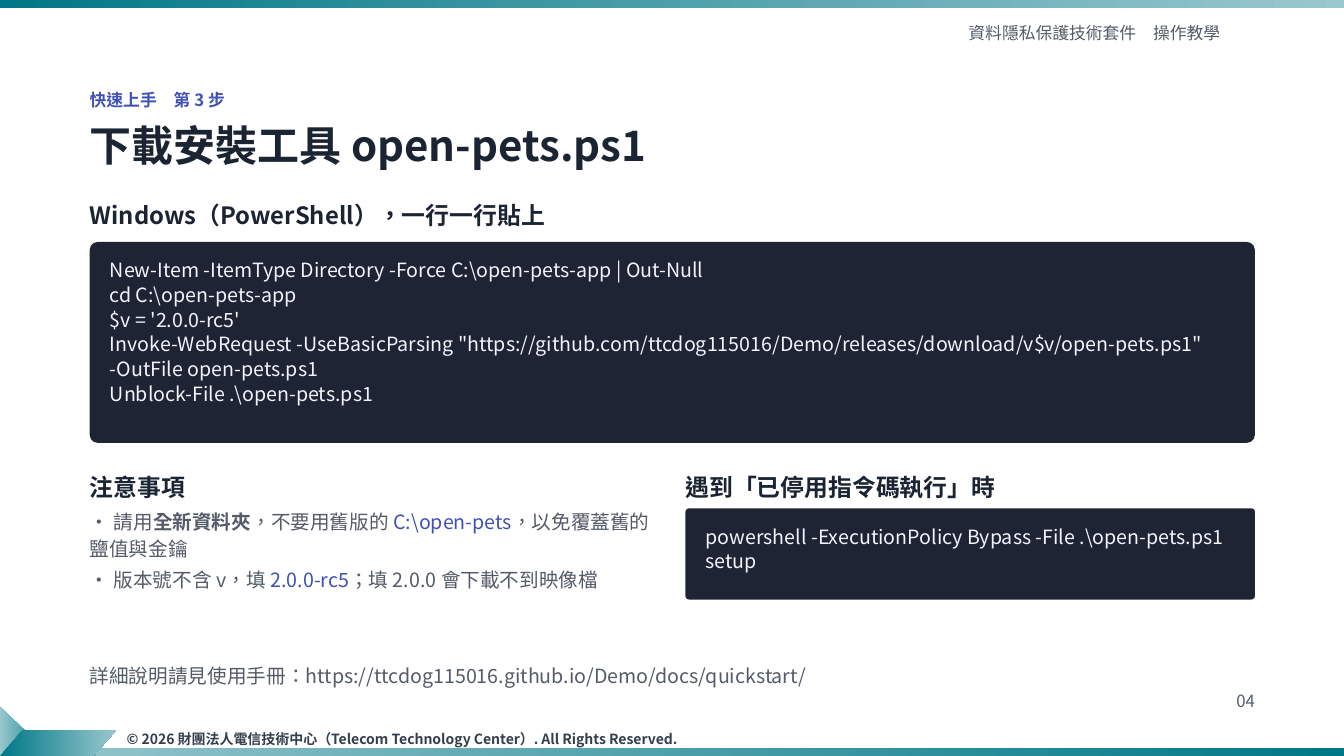
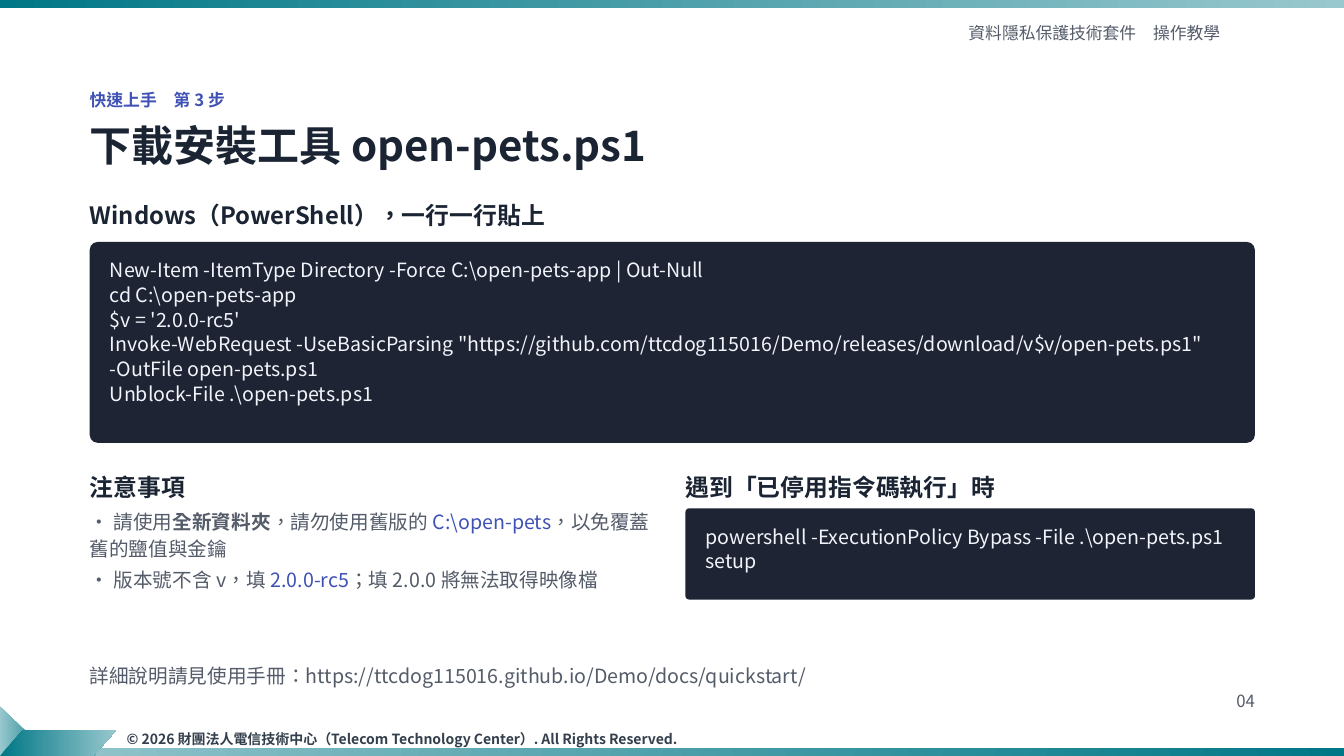
Before and after one commit to ttcdog115016/Demo, a slide deck: slide 4 of slides/資料隱私保護技術套件_操作教學_TTC樣板_v4.pptx. Drawn at 1344x756 pixels with LibreOffice and Linux fonts; fonts in the diff are those of the drawing; background and template pictures are left out. Boxes give left, top, right and bottom in pixels: in the first picture for what was removed or moved away, otherwise in the second. Text is boxed around its words. In the diff, an @@ line names an element or a change of style, - is before the commit and + after.

```diff
--- a/slides/資料隱私保護技術套件_操作教學_TTC樣板_v4.pptx
+++ b/slides/資料隱私保護技術套件_操作教學_TTC樣板_v4.pptx
@@ text at bbox=[90, 512, 650, 589]: text changed @@
-• 請用全新資料夾，不要用舊版的 C:\open-pets，以免覆蓋舊的鹽值與金鑰
-• 版本號不含 v，填 2.0.0-rc5；填 2.0.0 會下載不到映像檔
+• 請使用全新資料夾，請勿使用舊版的 C:\open-pets，以免覆蓋舊的鹽值與金鑰
+• 版本號不含 v，填 2.0.0-rc5；填 2.0.0 將無法取得映像檔
```
Also in this commit, not shown: 12 other slides changed, 7 other files.
